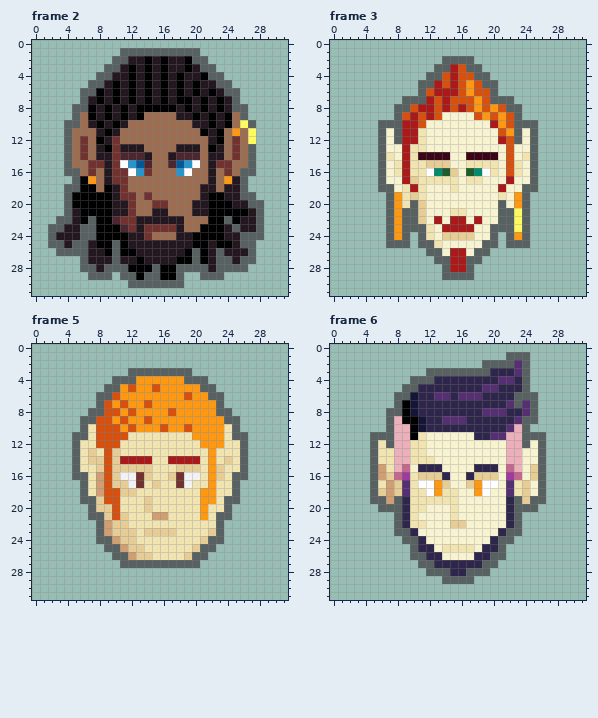
File history of a pixel-art file, Hero Icons.aseprite. The first picture shows the starting point.
32x32 pixels, 6 frames. Shown: frame 2, frame 3, frame 5, frame 6. The commit also changed other frames, which this record leaves out.
Now the later version:
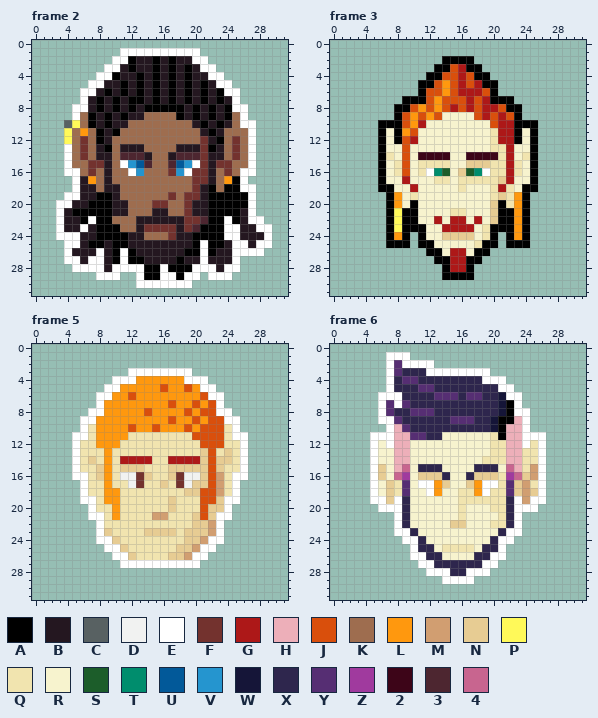
Palette (. is transparent): A #000000  B #241720  C #586162  D #f1f2f1  E #ffffff  F #73322e  G #ad1818  H #edafb9  J #d94f0c  K #9e6d4f  L #ff980e  M #d19e71  N #e7cc93  P #fff959  Q #f1e4af  R #f7f3ce  S #1c5d2a  T #008d6d  U #025999  V #2595cf  W #151538  X #2e264d  Y #562e73  Z #a03a9e  2 #3d0518  3 #4d2630  4 #c8658f
What changed:
Changed rows in their new state; - is an unchanged pixel.
Frame 2, layer "Layer 1":
first column x 2:
 1 ---------EEEEEEEEEE---------
 2 --------EEA-BABA-BEE--------
 3 -------EE---BABA---EE-------
 4 ------EEA-BABABABA-BEE------
 5 -----EE-BABABABABABA-EE-----
 6 ----EEBABABABABABABABAEE----
 7 ----E------ABABAB------E----
 8 ---EEBABABAB----ABABABAEE---
 9 ---E-------B----A-------E---
10 ---P-ABAB----------ABAB-EE--
11 --P-L-ABA----------BAB-K-E--
12 --P-----K----------F-----E--
13 --E-----K----------F-----E--
14 --E-----K----------F-----E--
15 --E-----K----------F-----E--
16 --EE----KK--K--F--FF----EE--
17 ---EB---KK--------FF---AE---
18 --.EBB-B-K--------F-A-AAEE--
19 --EEBB---KK-K--F-FF---AAAE--
20 -EEBB-----K------F-----AAE.-
21 -EBA------K------F------BE.-
22 -EB--E--KKK------FF3--E--EE-
23 .E--EB---KK------F3---EE--EE
24 .EEEBB------K--F------EEBBBE
25 ..EEBA-BA----------EA-BEEBEE
26 -.EBB-EBAE--------AEAB-EEEE-
27 --EEBEE-AEA------BBE-BBE..--
28 ---EEEEBEEEE-AE-AAEEEBEE.---
29 -----.EEE..EAAEEAEE.EEE-----
30 ----------.EEEEEEE----------
Frame 3, layer "Layer 1":
first column x 6:
 2 --------AAAA--------
 3 -------AAJGAA-------
 4 ------AA-JG-AA------
 5 -----AAJLJGJGAA-----
 6 -----A-JLJGGG-A-----
 7 ---AAAJLJ--GJGAAA---
 8 --AA-LJLJGJGJGG-AA--
 9 --A-L-L------G-G-A--
10 AAAJLG--------JGGAAA
11 A-ALJR--------QGGA-A
12 A-AJ-R--------Q-GA-A
13 A--JRR--------QQG--A
14 A--JR----------QG--A
15 A--JR-QQQ--NNN-QG--A
16 A--JR----RN----QG--A
17 A---RRR--RQ--QQN---A
18 AA-R-R---RQ---Q-Q-AA
19 -A-RQR--------QNQ-A-
20 -A-RAR--------NAQ-A-
21 -APAAR--------NAALA-
22 -APAAR--------NAALA-
23 -APAAAR------QAAALA-
24 -A-A-AR------QA-A-A-
25 -AAA-AAR----QAA-AAA-
26 ------AA----AA------
27 -------AA--AA-------
28 --------A--A--------
29 --------AAAA--------
Frame 5, layer "Layer 1":
first column x 5:
 3 -------EEEEEEEE-------
 4 -----EEE------EEE-----
 5 ----EE-L--LJ--J-EE----
 6 ---EEL-J------L-JEE---
 7 ---EL-L--L--J--J-JE---
 8 --EELL-L-J--L-J-JJEE--
 9 -EELL-L--L--J--J-JJEE-
10 -E-LLL----JL----JJJ-E-
11 EE-LLLL--------JJJJ-EE
12 E--LLL----------JJJ--E
13 E-Q-LQ----------NJ-N-E
14 E--QLQ----------NJN--E
15 E---LQ---Q--N---NJ---E
16 EE-NLQ----------NJM-EE
17 -E-QLQQ---QN---NNJM-E-
18 -E-QLLQQ------NNJJM-E-
19 -EEQLL---Q--N---JJNEE-
20 --EQQL---Q--N---JNNE--
21 --EEQLQ--------NJNEE--
22 ---EQQQ--------NNME---
23 ---ENQQQ------NNNME---
24 ---EENQQ------NNMEE---
25 ----EENQQ----NNMEE----
26 -----EENQQ--NNMEE-----
27 ------EEEEEEEEEE------
Frame 6, layer "Layer 1":
first column x 5:
 1 --EEE------------...--
 2 --EYEEEE------......--
 3 --EYXXXEEEEEEEE.....--
 4 --EXYYXX------EEE...--
 5 --EXXXYY------XXEE..--
 6 -EEEXX----YX----WEE..-
 7 -EYEYX----------WAE..-
 8 -EYXXYYY------XXWAEE.-
 9 -EEYXXX--X--Y--WAAHE.-
10 --E-YXX--------WAH-E--
11 EEE--YYXX----RRQA--EEE
12 ERE--RR--------QQ--EQE
13 ERR--RR--------QQ--QQE
14 ERR--RRR------QQQ--QQE
15 ENR----------------QME
16 ENR--R----------Q--NME
17 ERNQ-R----------Q-NMQE
18 ERNQ-RR--RRQQ--QQ-NMNE
19 EENE-RRRRRRQQQQQQ-EMEE
20 -EEE-RR---RQ---QQ-EEE-
21 ---E-R----RQ----Q-E---
22 ---E-RR--------QQ-E---
23 ---EE------------EE---
24 ----EE----------EE----
25 -----E----------E-----
26 -----EE--------EE-----
27 ------EE------EE------
28 -------EEE--EEE-------
29 ---------EEEE---------
